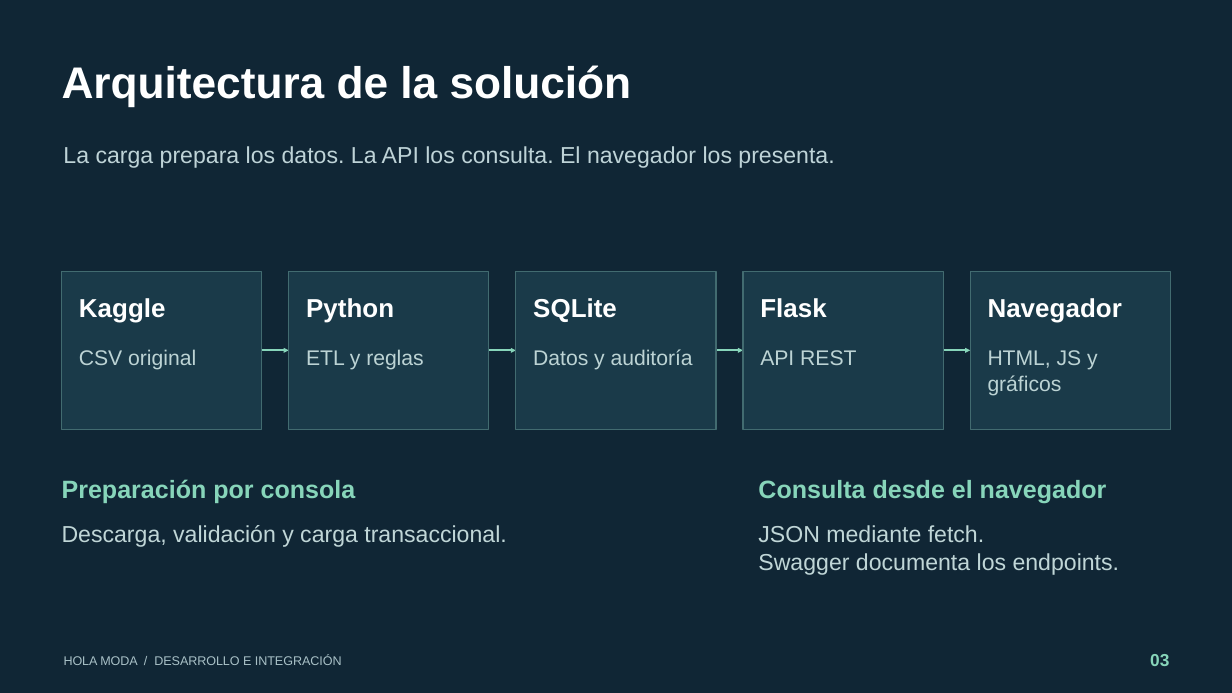
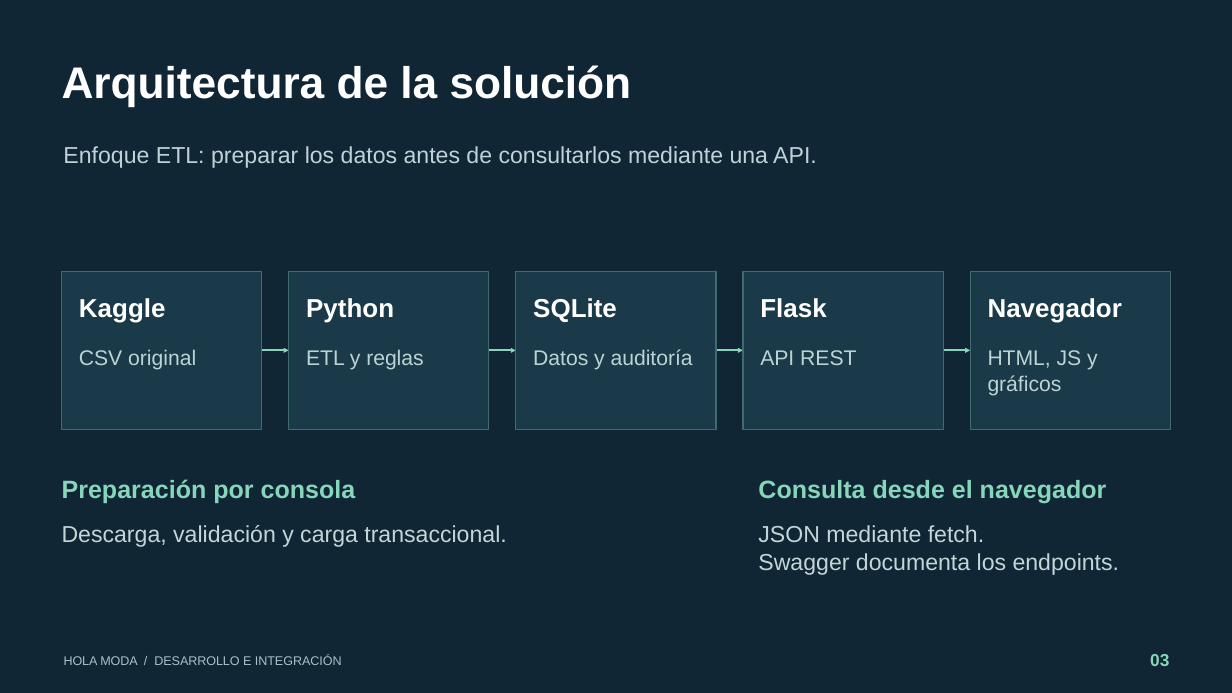
Before and after one commit to Rodolfo0608/HolaModa, a slide deck: slide 3 of docs/Sustentacion_HolaModa_Moderna.pptx. Drawn at 1232x693 pixels with LibreOffice and Linux fonts; fonts in the diff are those of the drawing. Boxes give left, top, right and bottom in pixels: in the first picture for what was removed or moved away, otherwise in the second. Text is boxed around its words. In the diff, an @@ line names an element or a change of style, - is before the commit and + after.

Commit message:
Explicita enfoque, desafíos, demostración y escalabilidad en presentación

```diff
--- a/docs/Sustentacion_HolaModa_Moderna.pptx
+++ b/docs/Sustentacion_HolaModa_Moderna.pptx
@@ text at (63, 146, 817, 168): text changed @@
-La carga prepara los datos. La API los consulta. El navegador los presenta.
+Enfoque ETL: preparar los datos antes de consultarlos mediante una API.
```
Also in this commit, not shown: 3 other slides changed, 1 other file.
